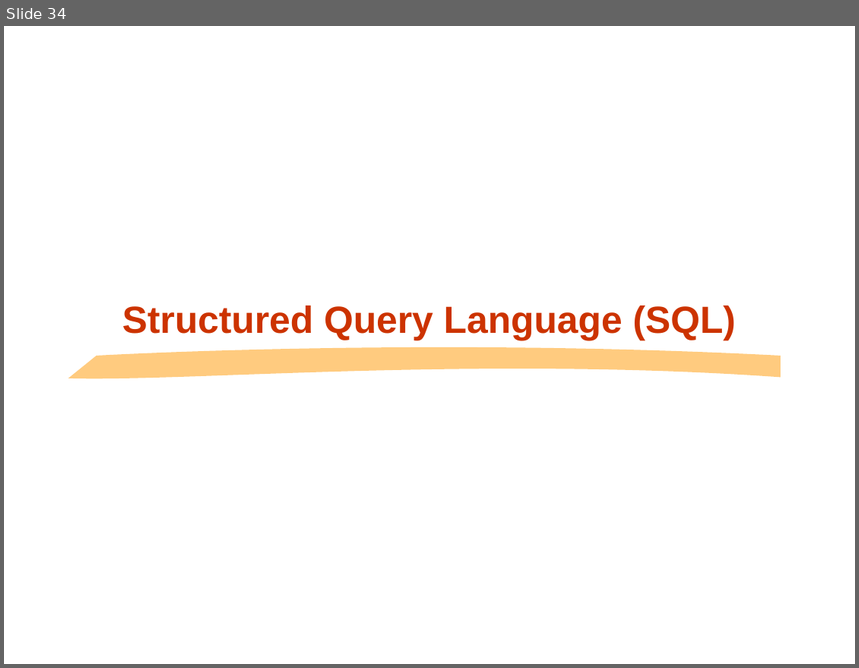
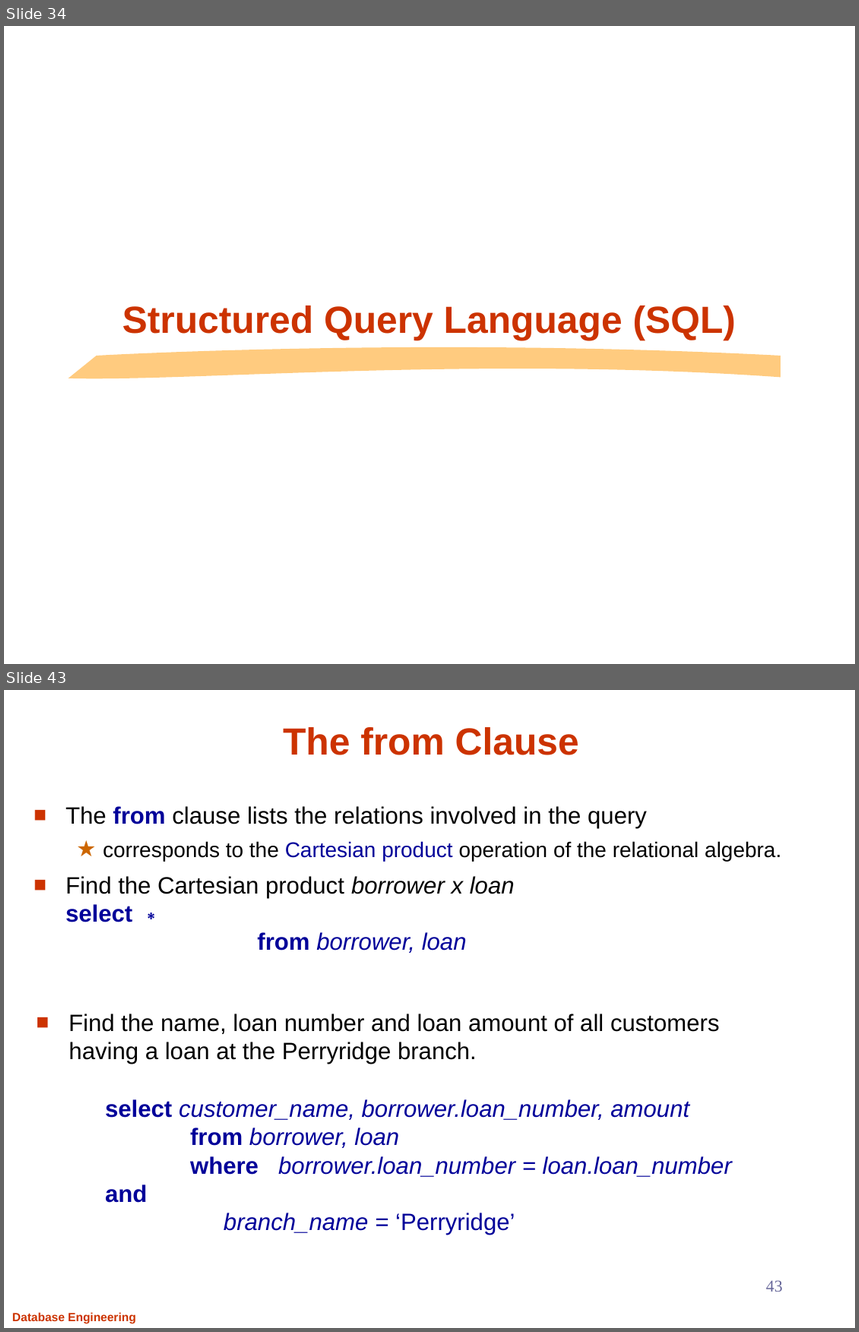
Before and after one commit to Aashishsharma/Learnings, a slide deck: RDBMS/DB.pptx. Shown one above the other, each under a label of ours: slide 34 before the commit, slides 34 and 43 after it; the slides between them are not shown. The pictures are 859x668 and 859x1332 pixels, drawn with LibreOffice and Linux fonts; fonts in the diff are those of the drawing; background and template pictures are left out. Boxes give left, top, right and bottom in pixels: in the first picture for what was removed or moved away, otherwise in the second. Text is boxed around its words. In the diff, an @@ line names an element or a change of style, - is before the commit and + after.

```diff
--- a/RDBMS/DB.pptx
+++ b/RDBMS/DB.pptx
@@ slide 43 added at (x1=4, y1=690, x2=855, y2=1328), background #FFFFFF @@
@@ title added at (x1=283, y1=727, x2=579, y2=755), 32 pt, text #CC3300, bold @@
+The from Clause
@@ text added at (x1=66, y1=806, x2=781, y2=953), 20 pt, text #000000 @@
+■ The from clause lists the relations involved in the query
+  ★ corresponds to the Cartesian product operation of the relational algebra.
+■ Find the Cartesian product borrower x loan select ∗
+  from borrower, loan
@@ text added at (x1=69, y1=1014, x2=720, y2=1064), 20 pt, text #000000 @@
+■ Find the name, loan number and loan amount of all customers
+  having a loan at the Perryridge branch.
@@ text added at (x1=105, y1=1100, x2=732, y2=1236), 20 pt, text #000099, italic @@
+select customer_name, borrower.loan_number, amount
+from borrower, loan
+where borrower.loan_number = loan.loan_number and
+branch_name = ‘Perryridge’
@@ page number added at (x1=766, y1=1281, x2=783, y2=1292), 14 pt, text #666699 @@
+43
@@ text added at (x1=12, y1=1312, x2=136, y2=1324), 10 pt, text #CC3300, bold @@
+Database Engineering
```
Also in this commit, not shown: 66 other slides added, 1 other file.
